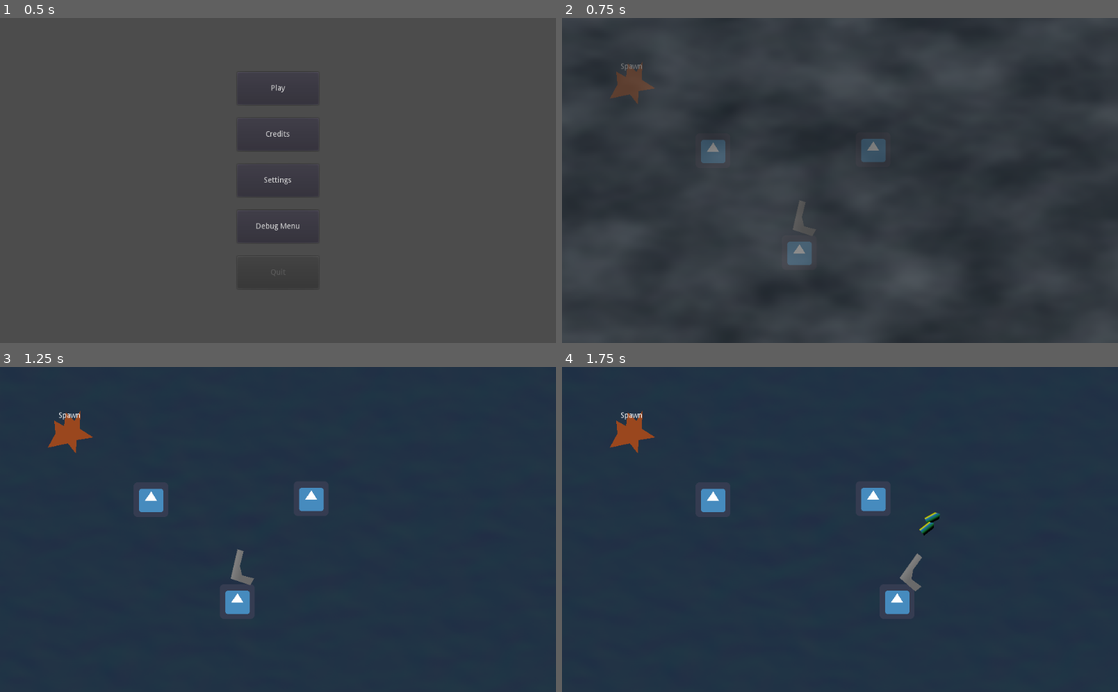
Above: before the commit, frames 1-4 (two rows, left to right).
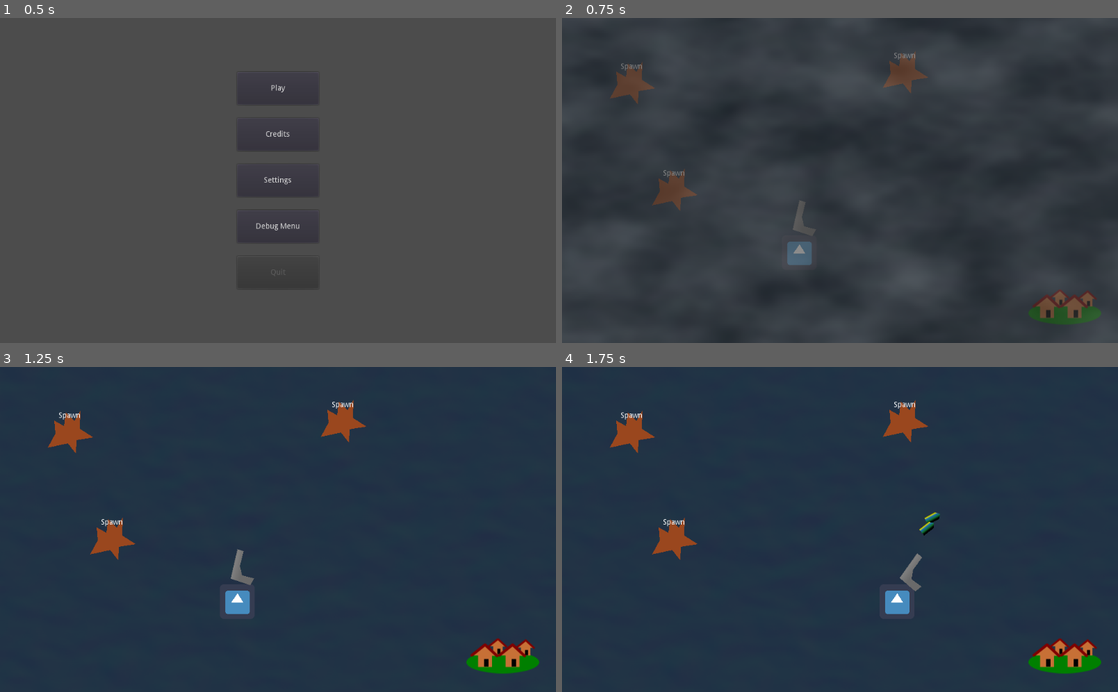
Above: after the commit, the same moments.

Repository: smclaughlan/GWJ52
Game: Godot game, scene res://Main.tscn
Two runs of this game, one before a commit and one after it. Both use one fixed random seed, a clock stepped at 60 frames per second and the inputs below. The engine's default icon, where the game draws it, is replaced by a stand-in: a white triangle on a blue panel in a dark square.
Inputs (mouse positions are in pixels of both pictures, inside the frame that each line leads up to):
- Up to frame 1 (0.5 s): no input
- Up to frame 2 (0.75 s): click "Play" at 0.5 s
- Up to frame 3 (1.25 s): no input
- Up to frame 4 (1.75 s): move the mouse to (962, 513) at 1.27 s; hold Right (ui_right) from 1.28 s (still down); hold Space (shoot) from 1.28 s (still down)

Frame 1 is identical in both runs. In frame 2, 2.4% of the frame differs, in the area x 16-97%, y 10-95%; in frame 3, 2.6%; in frame 4, 2.6%.

Commit message:
added a village location to the map
very basic. We'll flesh it out later.

Diff:
--- a/GodotProject/Global.gd
+++ b/GodotProject/Global.gd
@@ -3,5 +3,5 @@
 var game_speed : float = 1.0 # lower numbers for slowmo, higher number to accelerate time
 var stage_manager : Control # responsible for changing scenes. Never use get_tree().change_scene()
 var player : KinematicBody2D # player avatar, many things rely on this
-var base_location : Vector2 # so creeps know where to go
+var village_location : Vector2 # so creeps know where to go
 var current_map : Node2D # for spawning bullets and creeps
--- a/GodotProject/Main.gd
+++ b/GodotProject/Main.gd
@@ -8,6 +8,8 @@
 
 # Called when the node enters the scene tree for the first time.
 func _ready():
+	randomize()
+
 	Global.stage_manager = self
 	fade_node = $FadeRect
 
--- a/GodotProject/Scenes/Battle/Battle.tscn
+++ b/GodotProject/Scenes/Battle/Battle.tscn
@@ -1,8 +1,8 @@
 [gd_scene load_steps=8 format=2]
 
-[ext_resource path="res://icon.png" type="Texture" id=1]
 [ext_resource path="res://Scenes/Player/PlayerAvatar.tscn" type="PackedScene" id=2]
 [ext_resource path="res://Scenes/Battle/CreepSpawner.tscn" type="PackedScene" id=3]
+[ext_resource path="res://Scenes/Region/Village.tscn" type="PackedScene" id=4]
 
 [sub_resource type="CanvasItemMaterial" id=3]
 
@@ -30,14 +30,6 @@
 texture = SubResource( 2 )
 centered = false
 
-[node name="Sprite" type="Sprite" parent="."]
-position = Vector2( 278, 245 )
-texture = ExtResource( 1 )
-
-[node name="Sprite2" type="Sprite" parent="."]
-position = Vector2( 573, 243 )
-texture = ExtResource( 1 )
-
 [node name="Camera2D" type="Camera2D" parent="."]
 anchor_mode = 0
 current = true
@@ -48,7 +40,15 @@
 [node name="CreepSpawner" parent="." instance=ExtResource( 3 )]
 position = Vector2( 126, 122 )
 
+[node name="CreepSpawner2" parent="." instance=ExtResource( 3 )]
+position = Vector2( 204, 319 )
+
+[node name="CreepSpawner3" parent="." instance=ExtResource( 3 )]
+position = Vector2( 629, 102 )
+
 [node name="NavigationPolygonInstance" type="NavigationPolygonInstance" parent="."]
 navpoly = SubResource( 4 )
 
 [node name="NavigationAgent2D" type="NavigationAgent2D" parent="NavigationPolygonInstance"]
+
+[node name="Village" parent="." instance=ExtResource( 4 )]
--- a/GodotProject/Scenes/Battle/CreepSpawner.gd
+++ b/GodotProject/Scenes/Battle/CreepSpawner.gd
@@ -9,6 +9,9 @@
 
 # Called when the node enters the scene tree for the first time.
 func _ready():
+	# make the spawn timers have a bit of variation, so player doesn't get 3 waves simultaneously
+	$WaveTimer.set_wait_time($WaveTimer.get_wait_time() * rand_range(0.8, 1.2))
+	$WaveTimer.start()
 	if creep == null:
 		creep = load("res://Scenes/Enemies/Creep.tscn")
 
@@ -40,14 +43,19 @@
 
 
 func spawn_creep_wayfinder():
-	var navTargetScene = preload("res://Scenes/Enemies/CreepWave.tscn")
+	var navTargetScene = preload("res://Scenes/Enemies/CreepWayfinder.tscn")
 	var navTarget = navTargetScene.instance()
+	navTarget.init(Global.village_location)
 	Global.current_map.add_child(navTarget)
 	current_wave_wayfinder = navTarget
 
 
 func _on_WaveTimer_timeout():
 	spawn_creep_wayfinder()
+
+	# modify this later to accommodate game progression
+	num_creeps_per_wave = randi()%3 + 5 # 3 to 8 creeps per wave
+
 	$SpawnTimer.start()
 
 
--- a/GodotProject/Scenes/Battle/CreepSpawner.tscn
+++ b/GodotProject/Scenes/Battle/CreepSpawner.tscn
@@ -24,7 +24,6 @@
 [node name="WaveTimer" type="Timer" parent="."]
 wait_time = 5.0
 one_shot = true
-autostart = true
 
 [node name="SpawnTimer" type="Timer" parent="."]
 wait_time = 0.75
--- a/GodotProject/Scenes/Enemies/Creep.gd
+++ b/GodotProject/Scenes/Enemies/Creep.gd
@@ -74,7 +74,7 @@
 		pass
 		# turn left until there's no more obstacles
 
-func _on_hit(damage, damageAttributes):
+func _on_hit(damage, _damageAttributes):
 	# worry about damage attributes later
 
 	$OwNoise.play()
--- a/GodotProject/Scenes/Enemies/CreepWave.gd
+++ b/GodotProject/Scenes/Enemies/CreepWayfinder.gd
@@ -4,17 +4,19 @@
 
 
 var target_location : Vector2
-var speed = 100.0
+var speed = 0.5
 
 # Called when the node enters the scene tree for the first time.
 func _ready():
 	pass # Replace with function body.
 
 func init(targetPos : Vector2):
+	if targetPos == null or targetPos == Vector2.ZERO:
+		targetPos = Global.village_location
 	$NavigationAgent2D.set_target_location(targetPos)
 
 # Called every frame. 'delta' is the elapsed time since the previous frame.
 func _physics_process(delta):
 	target_location = $NavigationAgent2D.get_next_location()
 
-	position += (target_location - get_global_position()) * delta * Global.game_speed
+	position += (target_location - get_global_position()) * delta * speed * Global.game_speed
--- a/GodotProject/Scenes/Enemies/CreepWave.tscn
+++ b/GodotProject/Scenes/Enemies/CreepWayfinder.tscn
@@ -1,13 +1,14 @@
 [gd_scene load_steps=3 format=2]
 
 [ext_resource path="res://_common/Materials/white_target.png" type="Texture" id=1]
-[ext_resource path="res://Scenes/Enemies/CreepWave.gd" type="Script" id=2]
+[ext_resource path="res://Scenes/Enemies/CreepWayfinder.gd" type="Script" id=2]
 
-[node name="CreepWave" type="Node2D"]
+[node name="CreepWaveWayfinder" type="Node2D"]
 script = ExtResource( 2 )
 
 [node name="NavigationAgent2D" type="NavigationAgent2D" parent="."]
 avoidance_enabled = true
+max_speed = 50.0
 
 [node name="TargetSprite" type="Sprite" parent="."]
 texture = ExtResource( 1 )
--- a/GodotProject/Scenes/Objects/Weapons/Gun.gd
+++ b/GodotProject/Scenes/Objects/Weapons/Gun.gd
@@ -21,6 +21,7 @@
 func shoot(ammo):
 	if State == States.READY:
 		$BangNoise.play()
+		flash_muzzle()
 		var new_projectile = ammo.duplicate()
 
 		# a signal to the map would be nicer, but this works for now
@@ -29,6 +30,10 @@
 			new_projectile.init($MuzzlePosition.global_position, $MuzzlePosition.global_rotation)
 		State = States.COCKING
 		$CockTimer.start()
+
+func flash_muzzle():
+	$MuzzlePosition/MuzzleFlash.visible = true
+	$MuzzlePosition/MuzzleFlash/FlashTimer.start()
 
 func _process(_delta):
 	var mousePos = get_global_mouse_position()
@@ -48,3 +53,8 @@
 	# continuous fire by holding mouse button down
 	if Input.is_action_pressed("shoot"):
 		shoot(current_ammo)
+
+
+
+func _on_FlashTimer_timeout():
+	$MuzzlePosition/MuzzleFlash.hide()
--- a/GodotProject/Scenes/Objects/Weapons/Gun.tscn
+++ b/GodotProject/Scenes/Objects/Weapons/Gun.tscn
@@ -39,6 +39,17 @@
 [node name="MuzzlePosition" type="Position2D" parent="."]
 position = Vector2( 103, -18 )
 
+[node name="MuzzleFlash" type="Polygon2D" parent="MuzzlePosition"]
+visible = false
+position = Vector2( -5, -1 )
+rotation = 1.55257
+color = Color( 0.756863, 0.815686, 0.0745098, 1 )
+polygon = PoolVector2Array( -8, 0, -20, -29, -10, -20, -12, -45, -3, -30, 2, -65, 4, -27, 8, -42, 5, -13, 24, -22, 9, -1, 0, -4 )
+
+[node name="FlashTimer" type="Timer" parent="MuzzlePosition/MuzzleFlash"]
+wait_time = 0.1
+one_shot = true
+
 [node name="BangNoise" type="AudioStreamPlayer2D" parent="."]
 stream = ExtResource( 5 )
 
@@ -48,4 +59,5 @@
 
 [node name="ReloadTimer" type="Timer" parent="."]
 
+[connection signal="timeout" from="MuzzlePosition/MuzzleFlash/FlashTimer" to="." method="_on_FlashTimer_timeout"]
 [connection signal="timeout" from="CockTimer" to="." method="_on_CockTimer_timeout"]
--- /dev/null
+++ b/GodotProject/Scenes/Region/Village.gd
@@ -0,0 +1,16 @@
+# note: this is just a placeholder.
+# we're hoping to have a more extensive village in the release version,
+# complete with NPCs and shops and stuff.
+
+
+extends Node2D
+
+
+# Declare member variables here. Examples:
+# var a = 2
+# var b = "text"
+
+
+# Called when the node enters the scene tree for the first time.
+func _ready():
+	Global.village_location = self.get_global_position()
--- /dev/null
+++ b/GodotProject/Scenes/Region/Village.tscn
@@ -0,0 +1,11 @@
+[gd_scene load_steps=3 format=2]
+
+[ext_resource path="res://Scenes/Region/VillagePlaceholderArt.png" type="Texture" id=1]
+[ext_resource path="res://Scenes/Region/Village.gd" type="Script" id=2]
+
+[node name="Village" type="Node2D"]
+position = Vector2( 926, 533 )
+script = ExtResource( 2 )
+
+[node name="Sprite" type="Sprite" parent="."]
+texture = ExtResource( 1 )
Binary file added: GodotProject/Scenes/Region/VillagePlaceholderArt.png
Not shown, added: GodotProject/Scenes/Region/VillagePlaceholderArt.png.import
